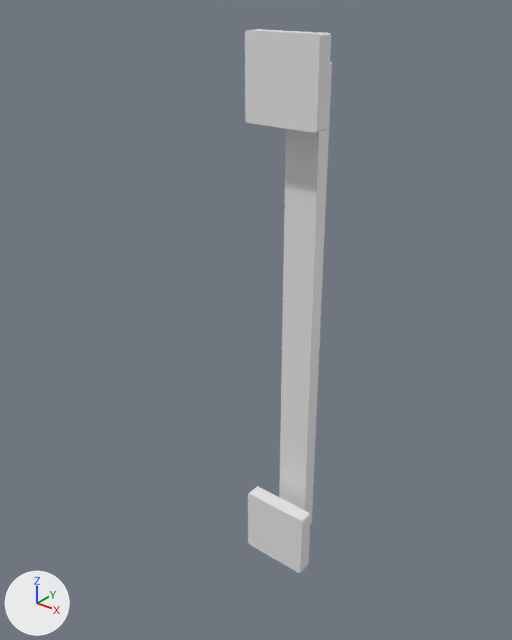
The Blender file Data/Models/Doors/Handles/Blend/handle_08.blend: old version first, new version second.
Both versions are drawn from a 50 mm lens placed at (0.328, -0.463, 0.286), pointed at (-0.01, -0.04, 0.024). Lighting does not change. The marker at lower left points along +X, +Y and +Z. The first picture is the older version.

Objects in the first picture: 'handle'.
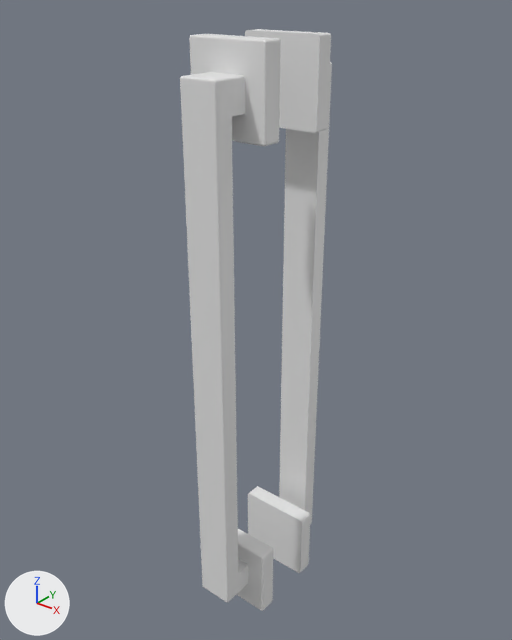
The newer file is also turned or shifted as a whole; pictures and numbers use the older file's frame.

Pixel boxes [x1, y1, x2, y2] of what changed, in the pictures (512 x 640 px):
'handle', reshaped (74% wider, 7% taller)
    before: [245, 29, 332, 573]
    after: [180, 29, 332, 611]
part 1 of me_cube_006, added
    after: [237, 529, 273, 611]
part 2 of me_cube_006, added
    after: [189, 34, 281, 146]
part 3 of me_cube_006, added
    after: [180, 72, 248, 602]

The change, as a diff of the scene's bpy script:
```diff
--- a/Data/Models/Doors/Handles/Blend/handle_08.blend.py
+++ b/Data/Models/Doors/Handles/Blend/handle_08.blend.py
@@ me_cube_006 @@
 # used by ob_handle; location = (0.0, 0.0, 0.0)
-me_cube_006.from_pydata(...)  # 310 vertices, 268 faces; spans x -0.034..0.033, y -0.024..0.021, z -0.25..0.25
+me_cube_006.from_pydata(...)  # 620 vertices, 536 faces; spans x -0.034..0.033, y -0.114..0.021, z -0.25..0.25
+# me_cube_006 part 1: the loose piece of 80 vertices spanning x -0.034..0.033, y -0.024..-0.008, z -0.25..-0.183 is copied, and the copy is mirrored in y about its middle, then moved by (0.0, -0.061, 0.0); it spans x -0.034..0.033, y -0.084..-0.069, z -0.25..-0.183
+# me_cube_006 part 2: the loose piece of 80 vertices spanning x -0.034..0.033, y -0.024..-0.008, z 0.182..0.25 is copied, and the copy is mirrored in y about its middle, then moved by (0.0, -0.061, 0.0); it spans x -0.034..0.033, y -0.084..-0.069, z 0.182..0.25
+# me_cube_006 part 3: the loose piece of 150 vertices spanning x -0.016..0.016, y -0.009..0.021, z -0.226..0.227 is copied, and the copy is mirrored in y about its middle, then moved by (0.0, -0.104, 0.0); it spans x -0.016..0.016, y -0.114..-0.084, z -0.226..0.227
 me_cube_006.materials.append(mat_material)
```
